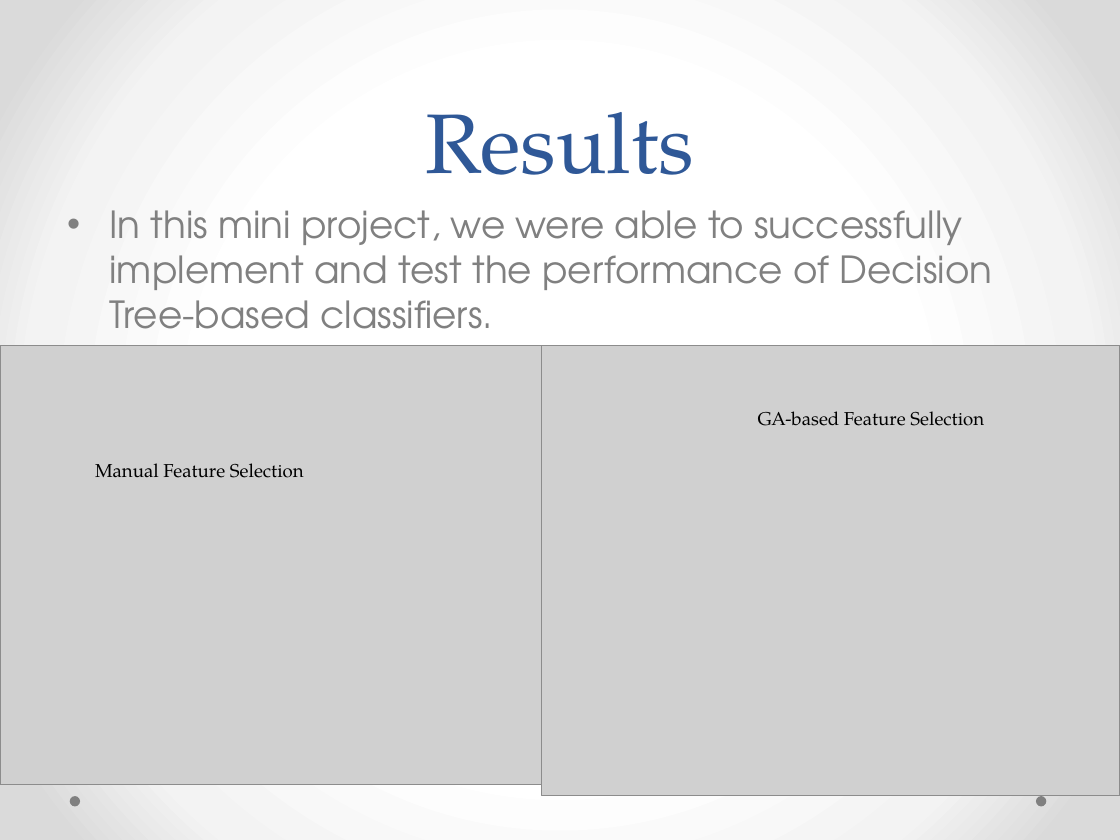
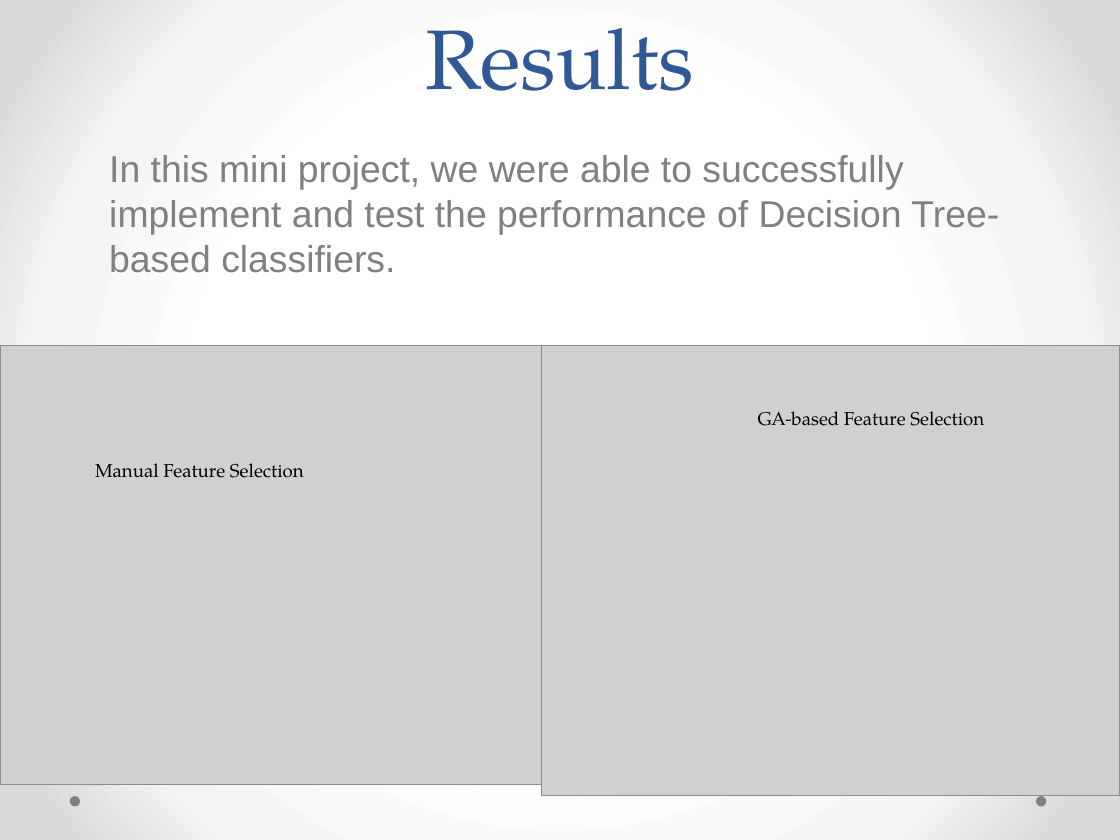
Before and after one commit to samiriff/GWClassifier, a slide deck: slide 25 of Report-Paper/Presentation_Final.pptx (slide 19 before the commit). Drawn at 1120x840 pixels with LibreOffice and Linux fonts; fonts in the diff are those of the drawing; grey boxes stand for pictures. Boxes give left, top, right and bottom in pixels: in the first picture for what was removed or moved away, otherwise in the second. Text is boxed around its words. In the diff, an @@ line names an element or a change of style, - is before the commit and + after.

```diff
--- a/Report-Paper/Presentation_Final.pptx
+++ b/Report-Paper/Presentation_Final.pptx
@@ title "Results": place and size @@
-title "Results" at (426, 112, 694, 175)
+title "Results" at (426, 28, 694, 91)
@@ text "In this mini project, we ...": place and size @@
-text "In this mini project, we ..." at (109, 210, 993, 329)
+text "In this mini project, we ..." at (109, 155, 999, 273)
@@ text "In this mini project, we ..." at (109, 155, 999, 273): font TeX Gyre Adventor to Arial; bullet • to none @@
```
Also in this commit, not shown: 20 other slides changed, 6 slides added, 2 other files.
